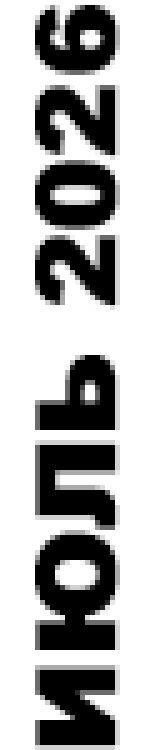
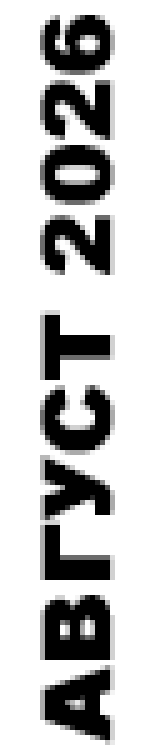
Revision of a layered 150x750 image; what changed, layer by layer:
renamed "ИЮЛЬ 2026" to "АВГУСТ 2026", painted on it over [35, 5, 120, 750]
